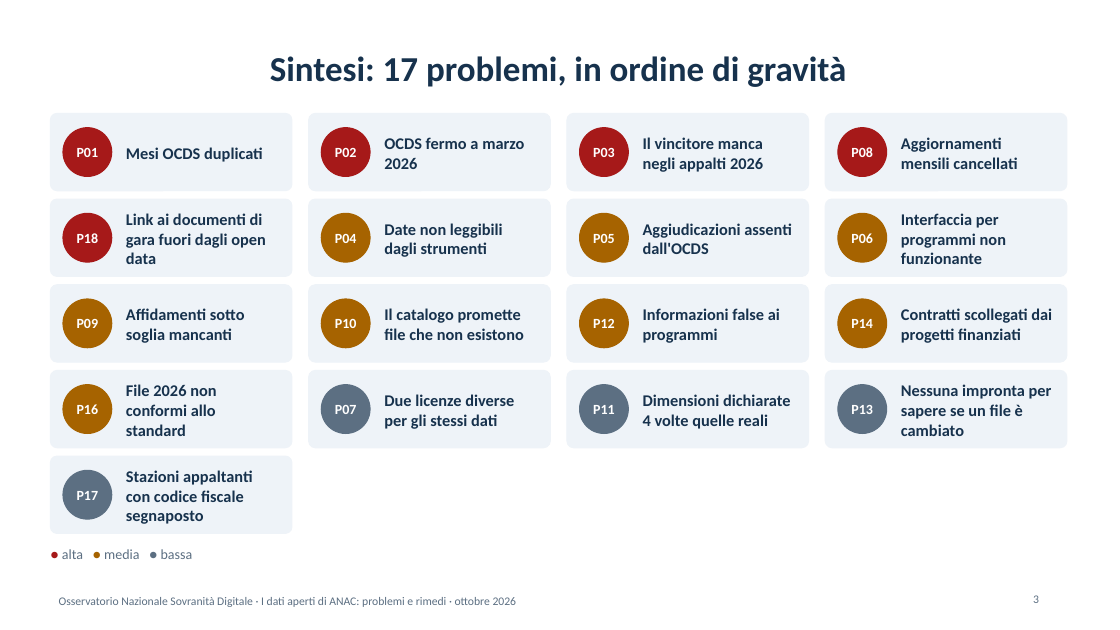
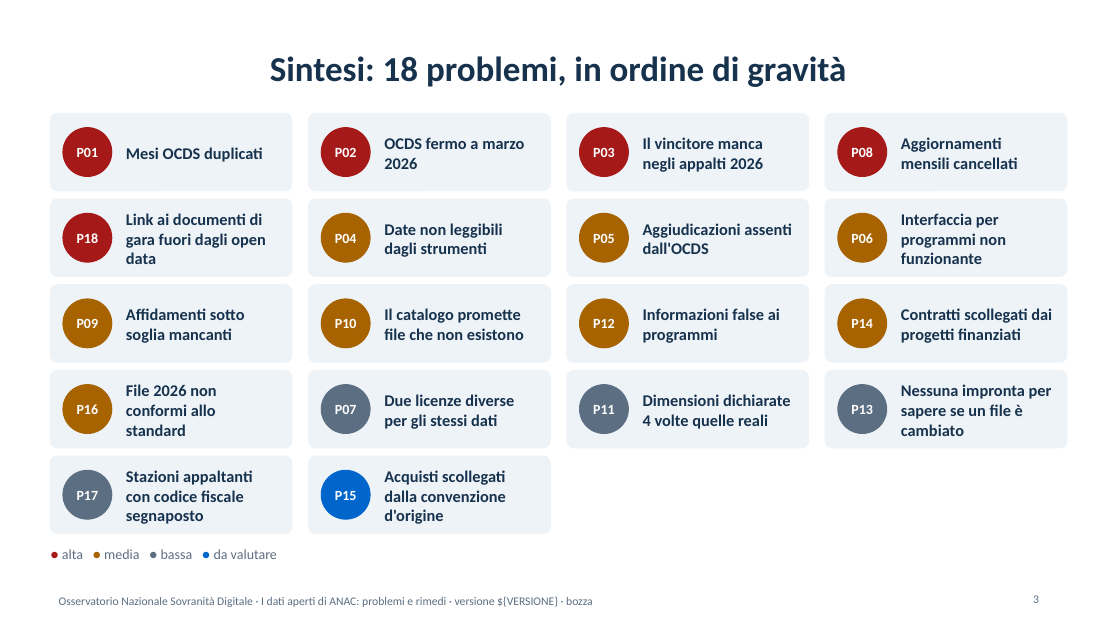
Before and after one commit to mxmap-it/analisi-spesa-ict, a slide deck: slide 3 of report/anac/presentazione-anac-2026-10.pptx. Drawn at 1120x630 pixels with LibreOffice and Linux fonts; fonts in the diff are those of the drawing. Boxes give left, top, right and bottom in pixels: in the first picture for what was removed or moved away, otherwise in the second. Text is boxed around its words. In the diff, an @@ line names an element or a change of style, - is before the commit and + after.

```diff
--- a/report/anac/presentazione-anac-2026-10.pptx
+++ b/report/anac/presentazione-anac-2026-10.pptx
@@ title at <box>270,56,846,87</box>: text changed @@
-Sintesi: 17 problemi, in ordine di gravità
+Sintesi: 18 problemi, in ordine di gravità
@@ rounded rectangle added at <box>308,456,550,534</box>, fill #EEF3F8, outline #EEF3F8 1 pt @@
@@ ellipse added at <box>322,471,371,519</box>, fill #0066CC, outline #0066CC 1 pt @@
@@ text added at <box>384,470,506,524</box>, 14 pt, text #17324D, bold @@
+Acquisti scollegati dalla convenzione d'origine
@@ text added at <box>335,491,357,500</box>, 12 pt, text #FFFFFF, bold @@
+P15
@@ text at <box>62,549,277,559</box>: text changed @@
-● alta ● media ● bassa
+● alta ● media ● bassa ● da valutare
@@ text at <box>59,596,593,607</box>: text changed @@
-Osservatorio Nazionale Sovranità Digitale · I dati aperti di ANAC: problemi e rimedi · ottobre 2026
+Osservatorio Nazionale Sovranità Digitale · I dati aperti di ANAC: problemi e rimedi · versione ${VERSIONE} · bozza
```
Also in this commit, not shown: 18 other slides changed, 1 slide added, 21 other files.
